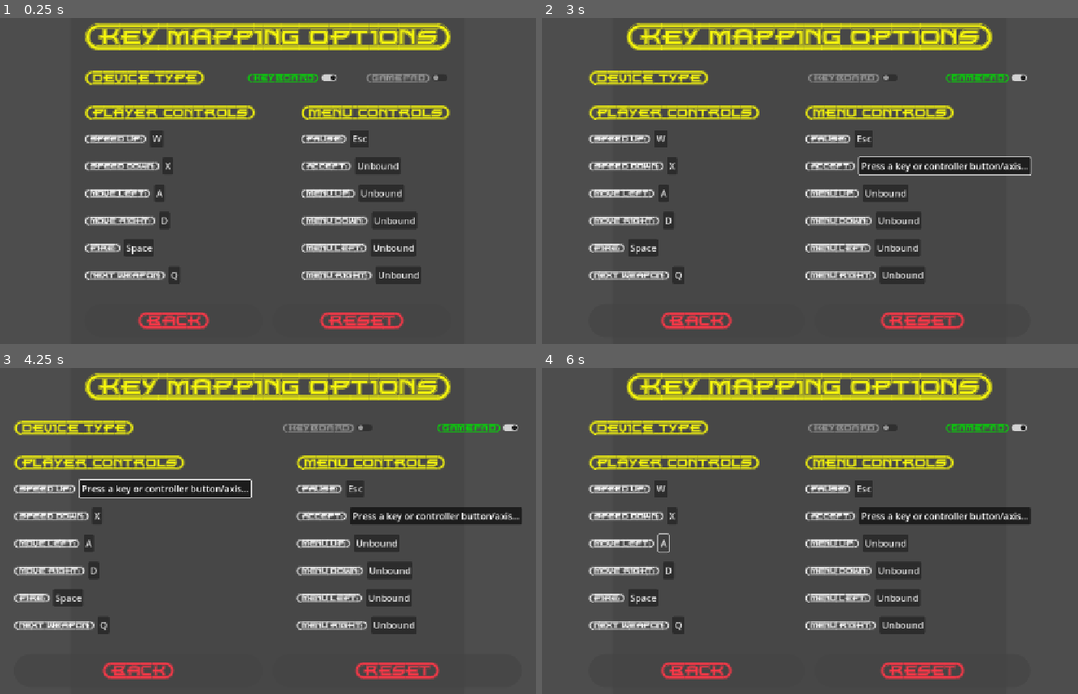
Above: before the commit, frames 1-4 (two rows, left to right).
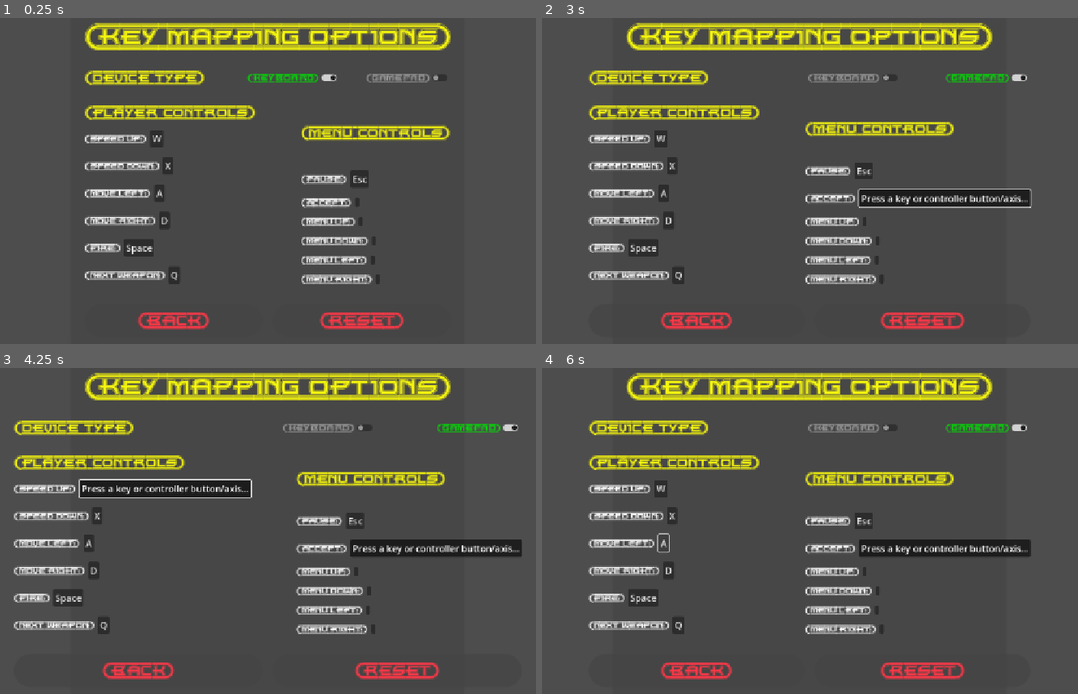
Above: after the commit, the same moments.

Repository: ikostan/SkyLockAssault
Game: Godot game, scene res://scenes/key_mapping_menu.tscn
Two runs of this game, one before a commit and one after it. Both use one fixed random seed, a clock stepped at 60 frames per second and the inputs below. This scene is started directly instead of the project's main scene. Video files are missing from this copy of the repository; at most half a second of black plays in their place. Sound files missing from this copy of the repository are replaced by a short silence.
Inputs (mouse positions are in pixels of both pictures, inside the frame that each line leads up to; where the layout moved, square brackets give the same spot in the first picture):
- Up to frame 1 (0.25 s): no input
- Up to frame 2 (3 s): click "{KEYBOARD}" at 0.5 s; click "{GAMEPAD}" at 1.25 s; click "{RESET}" at 2 s; click (901, 203) [917, 164] at 2.75 s
- Up to frame 3 (4.25 s): click "W" at 3.5 s
- Up to frame 4 (6 s): click "Press a key or controller but…" at 4.25 s; click "A" at 5 s; click "Press a key or controller but…" at 5.75 s

The runs differ from the first frame. In frame 1, 6.5% of the frame differs, in the area x 56-85%, y 26-82%; in frame 2, 9.0%, in the area x 49-92%, y 26-82%; in frame 3, 8.6%; in frame 4, 8.6%.

Commit message:
Update menu input actions to use standard UI names
Replaced custom menu action names with standard Godot UI action names (e.g., 'ui_up', 'ui_down', etc.) in key mapping menu scene and settings. Updated key mapping script to improve logging for reset and toggle events. Removed unused mouse click logging from main menu script.

Diff:
--- a/scenes/key_mapping_menu.tscn
+++ b/scenes/key_mapping_menu.tscn
@@ -314,7 +314,7 @@
 layout_mode = 2
 theme_override_font_sizes/font_size = 18
 script = ExtResource("2_5b0ek")
-action = "accept"
+action = "ui_accept"
 
 [node name="KeyMappingMenuUp" type="HBoxContainer" parent="Panel/Options/KeyMapContainer/MenuKeyMap"]
 layout_mode = 2
@@ -331,7 +331,7 @@
 layout_mode = 2
 theme_override_font_sizes/font_size = 18
 script = ExtResource("2_5b0ek")
-action = "meu_up"
+action = "ui_up"
 
 [node name="KeyMappingMenuDown" type="HBoxContainer" parent="Panel/Options/KeyMapContainer/MenuKeyMap"]
 layout_mode = 2
@@ -348,7 +348,7 @@
 layout_mode = 2
 theme_override_font_sizes/font_size = 18
 script = ExtResource("2_5b0ek")
-action = "menu_down"
+action = "ui_down"
 
 [node name="KeyMappingMenuLeft" type="HBoxContainer" parent="Panel/Options/KeyMapContainer/MenuKeyMap"]
 layout_mode = 2
@@ -365,7 +365,7 @@
 layout_mode = 2
 theme_override_font_sizes/font_size = 18
 script = ExtResource("2_5b0ek")
-action = "menu_left"
+action = "ui_left"
 
 [node name="KeyMappingMenuRight" type="HBoxContainer" parent="Panel/Options/KeyMapContainer/MenuKeyMap"]
 layout_mode = 2
@@ -382,7 +382,7 @@
 layout_mode = 2
 theme_override_font_sizes/font_size = 18
 script = ExtResource("2_5b0ek")
-action = "menu_right"
+action = "ui_right"
 
 [node name="BtnContainer" type="HBoxContainer" parent="Panel/Options"]
 layout_mode = 2
--- a/scripts/key_mapping.gd
+++ b/scripts/key_mapping.gd
@@ -63,7 +63,22 @@
 
 # NEW: Reset button handler—resets InputMap to defaults and updates buttons
 func _on_reset_pressed() -> void:
-	Globals.log_message("Reset controls pressed.", Globals.LogLevel.DEBUG)
+	if keyboard.button_pressed:
+		Globals.log_message("Reseting keyboard controls.", Globals.LogLevel.DEBUG)
+	elif gamepad.button_pressed:
+		Globals.log_message("Reseting gamepad controls.", Globals.LogLevel.DEBUG)
+
+
+func _on_keyboard_toggled(toggled_on: bool) -> void:
+	Globals.log_message(
+		"_on_keyboard_toggled control pressed: " + str(toggled_on), Globals.LogLevel.DEBUG
+	)
+
+
+func _on_gamepad_toggled(toggled_on: bool) -> void:
+	Globals.log_message(
+		"_on_gamepad_toggled control pressed: " + str(toggled_on), Globals.LogLevel.DEBUG
+	)
 
 
 func _on_controls_back_button_pressed() -> void:
@@ -130,11 +145,3 @@
 		Globals.LogLevel.DEBUG
 	)
 	_on_controls_back_button_pressed()
-
-
-func _on_keyboard_toggled(toggled_on: bool) -> void:
-	Globals.log_message("_on_keyboard_toggled control pressed: " + str(toggled_on), Globals.LogLevel.DEBUG)
-
-
-func _on_gamepad_toggled(toggled_on: bool) -> void:
-	Globals.log_message("_on_gamepad_toggled control pressed: " + str(toggled_on), Globals.LogLevel.DEBUG)
--- a/scripts/main_menu.gd
+++ b/scripts/main_menu.gd
@@ -97,10 +97,6 @@
 	## :param event: The input event to process.
 	## :type event: InputEvent
 	## :rtype: void
-	if event is InputEventMouseButton and event.pressed and event.button_index == MOUSE_BUTTON_LEFT:
-		var pos: Vector2 = event.position  # Explicitly type as Vector2
-		Globals.log_message("Clicked at: (%s, %s)" % [pos.x, pos.y], Globals.LogLevel.DEBUG)
-
 	# New: Unlock audio on first qualifying gesture (click or key press)
 	if OS.get_name() == "Web" and not background_music.playing:
 		background_music.play()
--- a/scripts/settings.gd
+++ b/scripts/settings.gd
@@ -8,7 +8,18 @@
 const CONFIG_PATH: String = "user://settings.cfg"
 
 const ACTIONS: Array[String] = [
-	"speed_up", "speed_down", "move_left", "move_right", "fire", "next_weapon", "pause"
+	"speed_up",
+	"speed_down",
+	"move_left",
+	"move_right",
+	"fire",
+	"next_weapon",
+	"pause",
+	"ui_up",
+	"ui_down",
+	"ui_left",
+	"ui_right",
+	"ui_accept",
 ]
 
 const DEFAULT_KEYS: Dictionary = {
